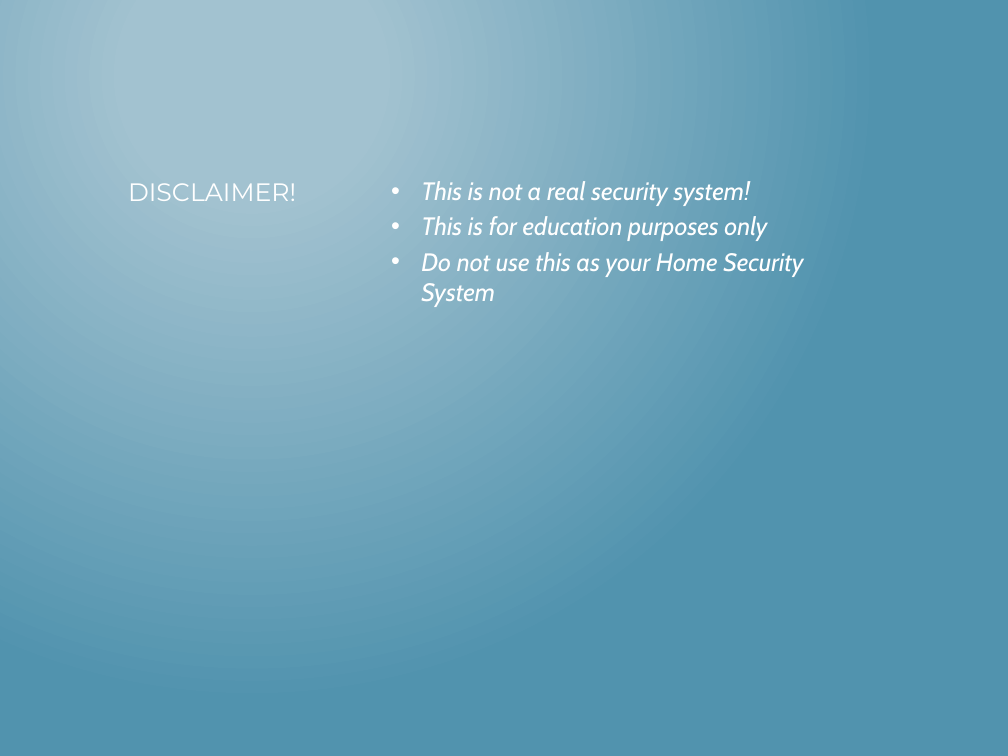
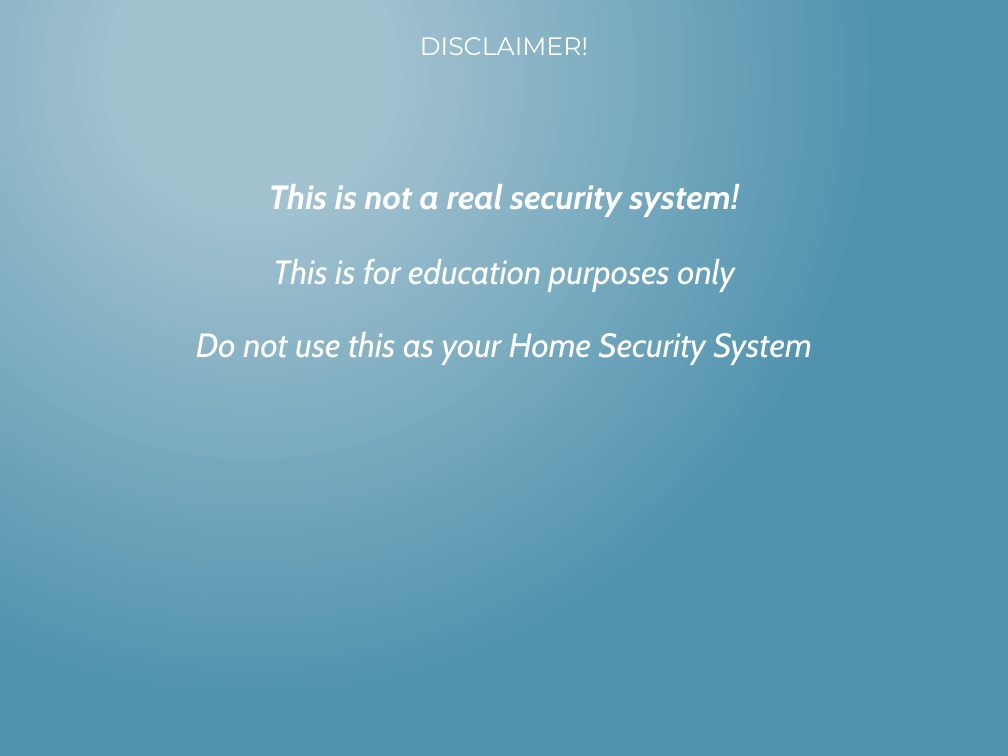
Before and after one commit to mlinnen/CloudHomeSecurity, a slide deck: slide 2 of docs/HacknightPowerPoint.pptx. Drawn at 1008x756 pixels with LibreOffice and Linux fonts; fonts in the diff are those of the drawing. Boxes give left, top, right and bottom in pixels: in the first picture for what was removed or moved away, otherwise in the second. Text is boxed around its words. In the diff, an @@ line names an element or a change of style, - is before the commit and + after.

```diff
--- a/docs/HacknightPowerPoint.pptx
+++ b/docs/HacknightPowerPoint.pptx
@@ title "DISCLAIMER!": place and size @@
-title "DISCLAIMER!" at box(128, 183, 296, 201)
+title "DISCLAIMER!" at box(420, 37, 588, 55)
@@ title "DISCLAIMER!" at box(420, 37, 588, 55): alignment left to centre @@
@@ text "This is not a real ...": place and size @@
-text "This is not a real ..." at box(421, 181, 803, 307)
+text "This is not a real ..." at box(269, 184, 740, 217)
@@ text "This is not a real ..." at box(269, 184, 740, 217): size 18 to 24 pt, bold on; alignment left to centre; bullet • to none; more space between paragraphs @@
@@ text at box(421, 216, 803, 307): paragraphs removed @@
-• This is for education purposes only
-• Do not use this as your Home Security System
@@ text added at box(273, 259, 735, 292), 24 pt, text #FFFFFF, italic @@
+This is for education purposes only
@@ text added at box(196, 332, 812, 365), 24 pt, text #FFFFFF, italic @@
+Do not use this as your Home Security System
```
Also in this commit, not shown: 1 other slide changed, 7 slides added.
